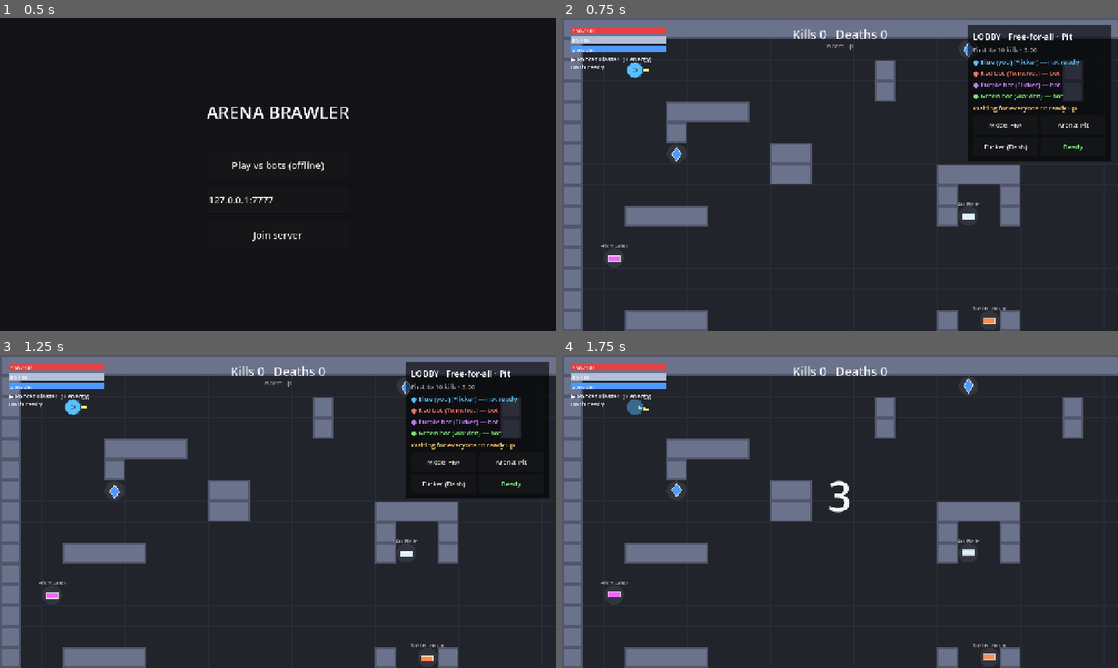
Above: before the commit, frames 1-4 (two rows, left to right).
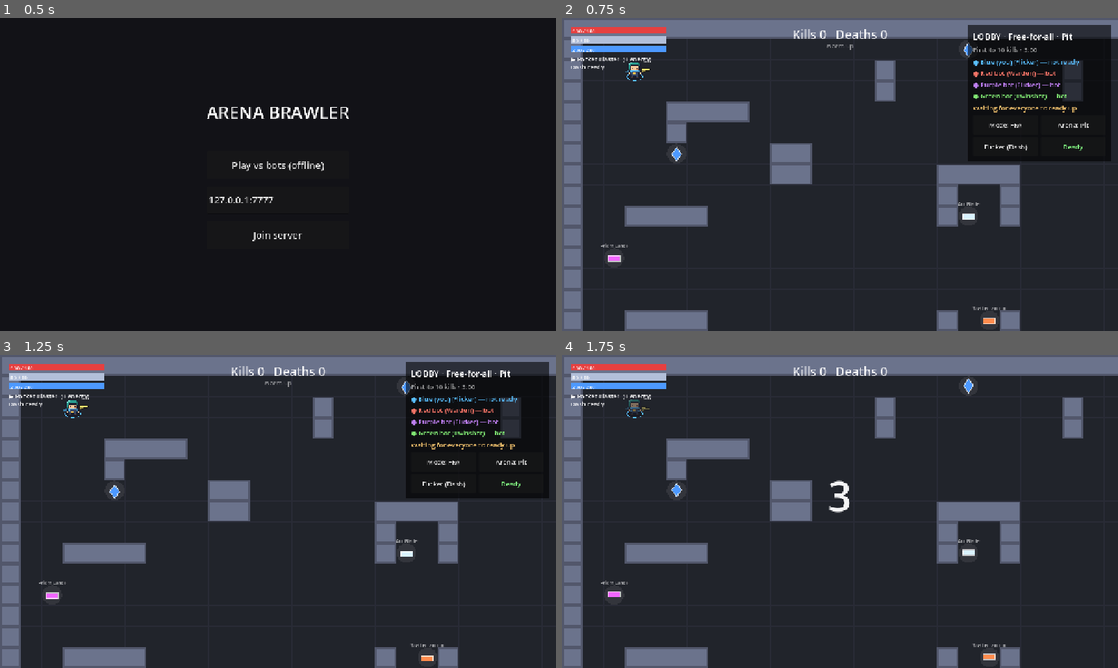
Above: after the commit, the same moments.

Repository: nathantau/arena-brawler
Game: Godot game, scene res://scenes/main.tscn
Two runs of this game, one before a commit and one after it. Both use one fixed random seed, a clock stepped at 60 frames per second and the inputs below.
Inputs:
- Up to frame 1 (0.5 s): no input
- Up to frame 2 (0.75 s): click "Play vs bots (offline)" at 0.5 s
- Up to frame 3 (1.25 s): no input
- Up to frame 4 (1.75 s): click "Ready" at 1.25 s

Frame 1 is identical in both runs. In frame 2, 0.3% of the frame differs, in the area x 11-91%, y 14-27%; in frame 3, 0.3%; in frame 4, 0.1%.

Commit message:
Pixel-art character sprites replace circle placeholders
Original 16x16 chibi sprites for Flicker, Warden and Twinshot, built at
runtime from letter grids with the player colour as an accent. Idle bob,
walk cycle, aim flip, rotating tinted gun sprite, foot ring.

Co-Authored-By: Claude Opus 5.5 <noreply@anthropic.com>

Diff:
--- /dev/null
+++ b/scripts/fx/pixel_sprites.gd
@@ -0,0 +1,170 @@
+class_name PixelSprites
+extends RefCounted
+## Original 16x16 pixel-art characters and an 8x4 gun, built at runtime from the character
+## grids below (no image assets). Palette letter "A"/"a" is the owning player's colour, so
+## every fighter's scarf/plume/poncho shows who they are. Textures are cached per
+## (character, colour, frame). Purely cosmetic: never touched by the simulation.
+
+const SIZE: int = 16
+const SCALE: float = 3.0
+const GUN_W: int = 8
+const GUN_H: int = 4
+const ACCENT_DARKEN: float = 0.35
+
+enum Frame { IDLE, BOB, STEP_A, STEP_B }
+
+## Shared colours; per-character palettes override/extend these.
+const BASE_PALETTE: Dictionary[String, Color] = {
+	"K": Color("1a1c2c"), # outline
+	"F": Color("f4c99b"), # skin
+	"f": Color("c98b62"), # skin shade
+	"E": Color("1a1c2c"), # eye
+	"Y": Color("f2c14e"), # buckle
+	"G": Color("5b3a29"), # boots
+}
+
+## Each character: 9 head rows, 3 body rows, then legs from LEGS_*. Faces right.
+const CHARACTERS: Dictionary[StringName, Dictionary] = {
+	&"flicker": {
+		"palette": {
+			"H": Color("2a9d8f"), "h": Color("1d6b63"), "L": Color("7fe3d4"),
+			"B": Color("3a4a6b"), "b": Color("252f47"),
+		},
+		"rows": [
+			"................",
+			"....KKKKKKK.....",
+			"...KLLHHHHHK....",
+			"..KLHHHHHHHhK...",
+			"..KHHKKKKKKhK...",
+			"..KHKFFFFFFKK...",
+			"..KHKFEFFEfKK...",
+			"..KhKFFFFffKK...",
+			"..aKAAAAAAAaK...",
+			".aaKaABBBBBaK...",
+			"..KFKBBYBBbKFK..",
+			"...KKbBBBBbKK...",
+		],
+	},
+	&"warden": {
+		"palette": {
+			"M": Color("b8c0d4"), "m": Color("6f7a94"), "L": Color("eef2fa"),
+			"V": Color("7fe3d4"), "B": Color("6f7a94"), "b": Color("474f66"),
+			"G": Color("474f66"),
+		},
+		"rows": [
+			".....AAA........",
+			"....KAaKKKK.....",
+			"...KLMMMMMMK....",
+			"..KLMMMMMMMmK...",
+			"..KMMMMMMMMmK...",
+			"..KMKKKKKKKmK...",
+			"..KMKVKKKVKmK...",
+			"..KmMMMMMMmmK...",
+			"..KKmmmmmmmKK...",
+			".KMMKAAAAAKMMK..",
+			".KmMKAaYaAKMmK..",
+			"..KKKBBBBBKKK...",
+		],
+	},
+	&"twinshot": {
+		"palette": {
+			"H": Color("8a5a36"), "h": Color("5a3a22"),
+			"B": Color("4a5a78"), "b": Color("2f3a52"),
+		},
+		"rows": [
+			"................",
+			"................",
+			".....KKKKKK.....",
+			"....KHHHHHhK....",
+			"....KAAAAAaK....",
+			"..KKHHHHHHHhKK..",
+			".KhhhhhhhhhhhhK.",
+			"...KFFEFFEfK....",
+			"...KFFFFFffK....",
+			"..KAaAAAAAAaK...",
+			"..KFKAAYAAaKFK..",
+			"...KKbBBBBbKK...",
+		],
+	},
+}
+
+const LEGS_IDLE: Array[String] = [
+	"....KbBKKBbK....",
+	"....KGGKKGGK....",
+	"....KKKKKKKK....",
+]
+const LEGS_STEP_A: Array[String] = [
+	"...KbBK.KBbK....",
+	"...KGGK.KGGK....",
+	"...KKKK..KKK....",
+]
+const LEGS_STEP_B: Array[String] = [
+	"....KBbK.KbBK...",
+	"....KGGK.KGGK...",
+	"....KKK..KKKK...",
+]
+## Upper rows that bob down a pixel on BOB frames (legs stay planted).
+const UPPER_ROWS: int = 12
+
+## Light/dark gun body; tinted with the weapon's colour at draw time.
+const GUN_ROWS: Array[String] = [
+	"KKKKKKK.",
+	"KWWWWWWK",
+	"KwwKKKK.",
+	"KwK.....",
+]
+const GUN_PALETTE: Dictionary[String, Color] = {
+	"K": Color("1a1c2c"), "W": Color(1, 1, 1), "w": Color(0.6, 0.6, 0.6),
+}
+
+static var _cache: Dictionary[String, ImageTexture] = {}
+static var _gun: ImageTexture
+
+
+static func character_texture(id: StringName, accent: Color, frame: Frame) -> ImageTexture:
+	var key: String = "%s:%s:%d" % [id, accent.to_html(), frame]
+	var tex: ImageTexture = _cache.get(key)
+	if tex == null:
+		tex = ImageTexture.create_from_image(build_character(id, accent, frame))
+		_cache[key] = tex
+	return tex
+
+
+static func gun_texture() -> ImageTexture:
+	if _gun == null:
+		_gun = ImageTexture.create_from_image(_paint(GUN_ROWS, GUN_PALETTE, GUN_W, GUN_H, 0, 0))
+	return _gun
+
+
+static func build_character(id: StringName, accent: Color, frame: Frame) -> Image:
+	var def: Dictionary = CHARACTERS.get(id, CHARACTERS[&"flicker"])
+	var palette: Dictionary[String, Color] = BASE_PALETTE.duplicate()
+	palette.merge(def["palette"], true)
+	palette["A"] = accent
+	palette["a"] = accent.darkened(ACCENT_DARKEN)
+	var rows: Array[String] = []
+	rows.assign(def["rows"])
+	match frame:
+		Frame.STEP_A:
+			rows.append_array(LEGS_STEP_A)
+		Frame.STEP_B:
+			rows.append_array(LEGS_STEP_B)
+		_:
+			rows.append_array(LEGS_IDLE)
+	var bob: int = 1 if frame == Frame.BOB else 0
+	return _paint(rows, palette, SIZE, SIZE, bob, UPPER_ROWS)
+
+
+## Paints `rows` (one palette letter per pixel, "." = clear); rows above `shift_rows`
+## move down by `shift` pixels.
+static func _paint(rows: Array[String], palette: Dictionary, w: int, h: int, shift: int,
+		shift_rows: int) -> Image:
+	var img := Image.create(w, h, false, Image.FORMAT_RGBA8)
+	for y: int in rows.size():
+		var dy: int = shift if y < shift_rows else 0
+		var line: String = rows[y]
+		for x: int in mini(w, line.length()):
+			var c: String = line[x]
+			if palette.has(c) and y + dy < h:
+				img.set_pixel(x, y + dy, palette[c])
+	return img
--- a/scripts/player/player.gd
+++ b/scripts/player/player.gd
@@ -19,28 +19,35 @@
 	COUNT,
 }
 
-const OUTLINE_WIDTH: float = 2.0
-const OUTLINE_DARKEN: float = 0.5
-const CIRCLE_SEGMENTS: int = 24
-const GUN_LENGTH: float = 14.0
-const GUN_WIDTH: float = 6.0
+const GUN_HOLD_DISTANCE: float = 14.0
 const GUN_RECOIL_PX: float = 4.0
 const RECOIL_TIME: float = 0.06
 const INVULN_ALPHA: float = 0.45
+## Modulate > 1 pushes the sprite towards white for the hit flash.
+const HIT_FLASH_MODULATE: Color = Color(4, 4, 4)
 const BAR_WIDTH: float = 40.0
 const BAR_HEIGHT: float = 4.0
 const BAR_GAP: float = 2.0
 const BAR_OFFSET_Y: float = 10.0
+const RING_WIDTH: float = 2.0
 const TARGET_RING_PAD: float = 8.0
-const TARGET_RING_WIDTH: float = 2.0
+const DUAL_GLOW_PAD: float = 3.0
+## Coloured ellipse under the feet: the player's colour, squashed for a top-down look.
+const FOOT_RING_SQUASH: float = 0.45
+const FOOT_RING_Y: float = 16.0
+const SHADOW_COLOR: Color = Color(0, 0, 0, 0.3)
+const CIRCLE_SEGMENTS: int = 24
 const COLOR_HP: Color = Color(0.9, 0.25, 0.25)
 const COLOR_ARMOR: Color = Color(0.7, 0.75, 0.85)
 const COLOR_BAR_BG: Color = Color(0, 0, 0, 0.5)
 const COLOR_TARGET: Color = Color(1, 0.3, 0.3, 0.9)
-## Small emblem inside the body so characters are told apart at a glance.
-const EMBLEM_SIZE: float = 6.0
-const EMBLEM_DARKEN: float = 0.45
-const DUAL_GLOW_WIDTH: float = 3.0
+## Walk cycle: sprite frames per second, and the on-screen speed (px/s) that counts as walking.
+const WALK_FPS: float = 10.0
+const IDLE_FPS: float = 2.0
+const WALK_MIN_SPEED: float = 30.0
+const WALK_CYCLE: Array[PixelSprites.Frame] = [
+	PixelSprites.Frame.STEP_A, PixelSprites.Frame.BOB, PixelSprites.Frame.STEP_B, PixelSprites.Frame.BOB,
+]
 
 var player_id: int = 0
 var color_index: int = 0
@@ -74,6 +81,9 @@
 var _prev_swap: bool = false
 var _hit_flash: float = 0.0
 var _recoil: float = 0.0
+var _anim_time: float = 0.0
+var _walking: bool = false
+var _last_draw_pos: Vector2 = Vector2.ZERO
 
 
 func setup(id: int, p_color_index: int, color: Color, weapons: Array[WeaponData], ctrl: PlayerController,
@@ -121,6 +131,11 @@
 	_hit_flash = maxf(0.0, _hit_flash - delta)
 	_recoil = maxf(0.0, _recoil - delta)
 	visual_offset *= exp(-Constants.CORRECTION_DECAY * delta)
+	# Animate from on-screen movement so remote (interpolated) players walk too.
+	var moved: float = global_position.distance_to(_last_draw_pos)
+	_last_draw_pos = global_position
+	_walking = delta > 0.0 and moved / delta > WALK_MIN_SPEED
+	_anim_time += delta
 	queue_redraw()
 
 
@@ -304,47 +319,59 @@
 
 
 func _draw() -> void:
+	var r: float = Constants.PLAYER_RADIUS
+	var flip: float = -1.0 if facing.x < 0.0 else 1.0
+	var gun_color: Color = loadout.active().data.color
+	var tint: Color = HIT_FLASH_MODULATE if _hit_flash > 0.0 else Color.WHITE
+	if stats.is_invulnerable():
+		tint.a = INVULN_ALPHA
+	# Ground layer: shadow + player-colour foot ring (+ dual-wield glow, target ring).
+	draw_set_transform(visual_offset + Vector2(0.0, FOOT_RING_Y), 0.0, Vector2(1.0, FOOT_RING_SQUASH))
+	draw_circle(Vector2.ZERO, r, SHADOW_COLOR)
+	draw_arc(Vector2.ZERO, r, 0.0, TAU, CIRCLE_SEGMENTS, display_color, RING_WIDTH)
+	if skill.is_dual_wielding():
+		draw_arc(Vector2.ZERO, r + DUAL_GLOW_PAD, 0.0, TAU, CIRCLE_SEGMENTS, gun_color, RING_WIDTH)
+	if targeted:
+		draw_arc(Vector2.ZERO, r + TARGET_RING_PAD, 0.0, TAU, CIRCLE_SEGMENTS, COLOR_TARGET, RING_WIDTH)
+	# Guns behind the body when aiming up, in front otherwise.
+	var guns_behind: bool = facing.y < 0.0
+	if guns_behind:
+		_draw_guns(gun_color, tint)
+	var tex: Texture2D = PixelSprites.character_texture(character.id, display_color, _anim_frame())
+	var scale_px: float = PixelSprites.SCALE
+	draw_set_transform(visual_offset, 0.0, Vector2(scale_px * flip, scale_px))
+	draw_texture(tex, -tex.get_size() * 0.5, tint)
+	if not guns_behind:
+		_draw_guns(gun_color, tint)
 	draw_set_transform(visual_offset)
-	var body: Color = Color.WHITE if _hit_flash > 0.0 else display_color
-	if stats.is_invulnerable():
-		body.a = INVULN_ALPHA
-	var r: float = Constants.PLAYER_RADIUS
-	var recoil_px: float = GUN_RECOIL_PX * (_recoil / RECOIL_TIME)
-	var gun_start: Vector2 = facing * (r * 0.5 - recoil_px)
-	var gun_end: Vector2 = facing * (r + GUN_LENGTH - recoil_px)
-	var gun_color: Color = loadout.active().data.color
+	if not is_local:
+		_draw_bars(r)
+
+
+func _anim_frame() -> PixelSprites.Frame:
+	if _walking:
+		return WALK_CYCLE[int(_anim_time * WALK_FPS) % WALK_CYCLE.size()]
+	return PixelSprites.Frame.BOB if int(_anim_time * IDLE_FPS) % 2 == 1 else PixelSprites.Frame.IDLE
+
+
+func _draw_guns(gun_color: Color, tint: Color) -> void:
 	if skill.is_dual_wielding():
 		var side: Vector2 = facing.orthogonal() * character.dual_offset
-		draw_line(gun_start + side, gun_end + side, gun_color, GUN_WIDTH)
-		draw_line(gun_start - side, gun_end - side, gun_color, GUN_WIDTH)
+		_draw_gun(side, gun_color, tint)
+		_draw_gun(-side, gun_color, tint)
 	else:
-		draw_line(gun_start, gun_end, gun_color, GUN_WIDTH)
-	draw_circle(Vector2.ZERO, r, body)
-	draw_arc(Vector2.ZERO, r, 0.0, TAU, CIRCLE_SEGMENTS, display_color.darkened(OUTLINE_DARKEN), OUTLINE_WIDTH)
-	if skill.is_dual_wielding():
-		draw_arc(Vector2.ZERO, r + OUTLINE_WIDTH, 0.0, TAU, CIRCLE_SEGMENTS, gun_color, DUAL_GLOW_WIDTH)
-	_draw_emblem(body.darkened(EMBLEM_DARKEN))
-	if targeted:
-		draw_arc(Vector2.ZERO, r + TARGET_RING_PAD, 0.0, TAU, CIRCLE_SEGMENTS, COLOR_TARGET, TARGET_RING_WIDTH)
-	if not is_local:
-		_draw_bars(r)
-
-
-func _draw_emblem(c: Color) -> void:
-	var e: float = EMBLEM_SIZE
-	match character.skill:
-		CharacterData.SkillKind.DASH:
-			var tip: Vector2 = facing * e
-			var back: Vector2 = -facing * e * 0.5
-			var side: Vector2 = facing.orthogonal() * e * 0.7
-			draw_line(back + side, tip, c, OUTLINE_WIDTH)
-			draw_line(back - side, tip, c, OUTLINE_WIDTH)
-		CharacterData.SkillKind.SHIELD:
-			draw_rect(Rect2(Vector2(-e, -e) * 0.7, Vector2(e, e) * 1.4), c, false, OUTLINE_WIDTH)
-		CharacterData.SkillKind.DUAL_WIELD:
-			var side2: Vector2 = facing.orthogonal() * e * 0.6
-			draw_circle(side2, e * 0.35, c)
-			draw_circle(-side2, e * 0.35, c)
+		_draw_gun(Vector2.ZERO, gun_color, tint)
+
+
+func _draw_gun(offset: Vector2, gun_color: Color, tint: Color) -> void:
+	var gun: Texture2D = PixelSprites.gun_texture()
+	var recoil_px: float = GUN_RECOIL_PX * (_recoil / RECOIL_TIME)
+	var pos: Vector2 = visual_offset + offset + facing * (GUN_HOLD_DISTANCE - recoil_px)
+	# Mirror vertically when aiming left so the grip stays below the barrel.
+	var flip_v: float = -1.0 if facing.x < 0.0 else 1.0
+	var scale_px: float = PixelSprites.SCALE
+	draw_set_transform(pos, facing.angle(), Vector2(scale_px, scale_px * flip_v))
+	draw_texture(gun, Vector2(0.0, -gun.get_size().y * 0.5), gun_color * tint)
 
 
 func _draw_bars(r: float) -> void:
Not shown, added: scripts/fx/pixel_sprites.gd.uid
Not shown, changed: CLAUDE.md
